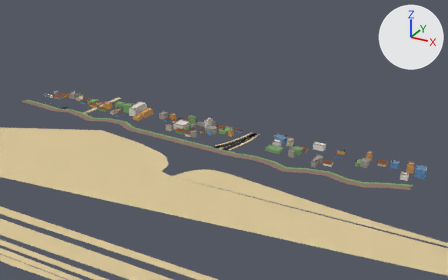
Before and after pictures for a commit that changed the glTF model godot/assets/models/tuiles/zone_t-4_-1.glb.
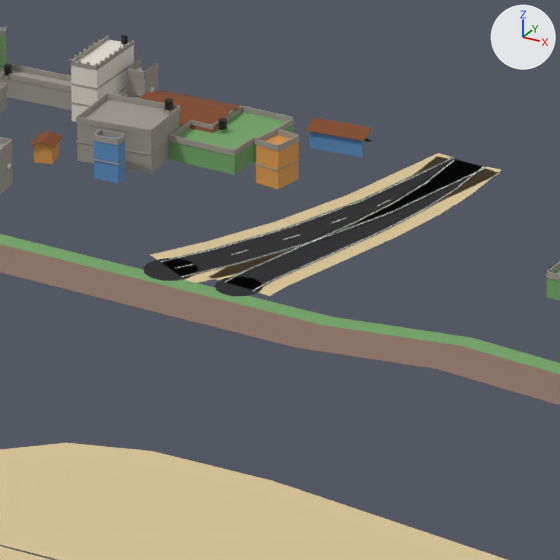
Old and new are each drawn whole from a 50 mm camera at (-1421.9, -584.5, 277.8) aimed at (-1736.3, -12.9, -8.0) and again close up on the part from 44% to 60% of the width and 40% to 66% of the height. Every picture has the same lights, and +X, +Y and +Z are marked at upper right. The older version's two pictures come first. Vertices at exactly the same position are counted once.

Objects in the first close-up: 'accotement_t-4_-1', 'bld_beton_t-4_-1-col', 'bld_peinture_blanc_t-4_-1-col', 'bld_peinture_bleu_t-4_-1-col', 'bld_peinture_ocre_t-4_-1-col', 'bld_peinture_vert_t-4_-1-col', 'marquage_route_t-4_-1', 'parapet_t-4_-1', 'piste_cyclable_t-4_-1', 'promenade_t-4_-1', 'route_secondary_bitume_t-4_-1', 'toit_tole_t-4_-1', 'zone_plage_t-4_-1' and 3 more.
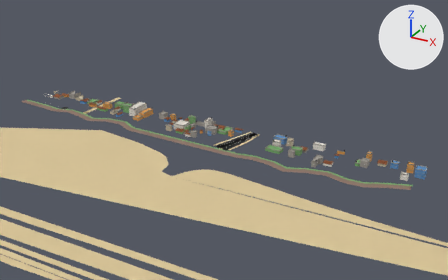
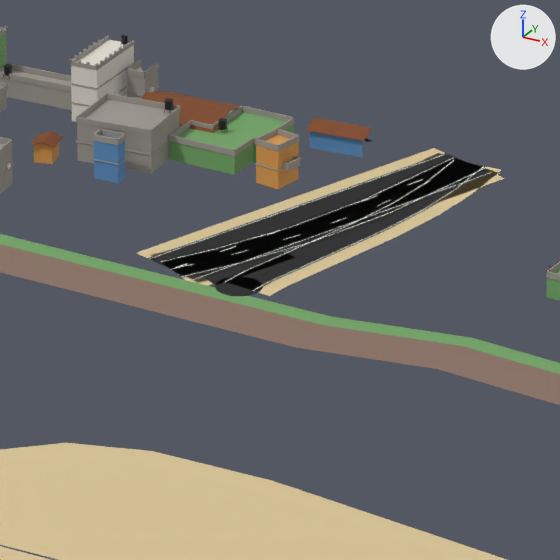
What differs and where, as boxes (x1, y1, x2, y2) in the close-ups (560 x 560 px; the box of a moved part takes in the faces that stretch with it):
'route_secondary_bitume_t-4_-1', reshaped: before (143, 157, 486, 296); after (148, 153, 492, 296)
'accotement_t-4_-1', reshaped: before (151, 153, 501, 296); after (137, 148, 505, 296)
'marquage_route_t-4_-1', reshaped: before (161, 158, 485, 291); after (150, 154, 492, 291)
'balcon_t-4_-1', added: after (283, 156, 300, 171)
part 1 of me_accotement_t_4__1, added: after (137, 148, 505, 286)
part 2 of me_marquage_route_t_4__1, built on: before (178, 158, 453, 268); after (150, 154, 492, 280)
part 3 of me_route_secondary_bitume_t_4__1, moved or reshaped: before (143, 258, 197, 281); after (148, 153, 492, 285)

Diff of the bpy script that builds the scene:
```diff
--- a/godot/assets/models/tuiles/zone_t-4_-1.glb.py
+++ b/godot/assets/models/tuiles/zone_t-4_-1.glb.py
@@ me_accotement_t_4__1 @@
 # used by ob_accotement_t_4__1; location = (0.0, 0.0, 0.0)
 # verts and faces of me_accotement_t_4__1; kept vertices keep their numbers, new ones are numbered from 22
-me_accotement_t_4__1.from_pydata(...)  # 22 vertices, 18 faces; spans x -1729.4..-1699.2, y -52.4..5.6, z 0.0
+me_accotement_t_4__1.from_pydata(...)  # 26 vertices, 20 faces; spans x -1731.5..-1697.8, y -52.4..6.9, z 0.0
+# me_accotement_t_4__1 part 1
+verts[22] = (-1731.5, -46.8, 0.0)  # pixel (135, 252)
+verts[23] = (-1711.9, 6.9, 0.0)  # pixel (433, 147)
+verts[24] = (-1717.4, -52.0, 0.0)  # pixel (206, 286)
+verts[25] = (-1697.8, 1.8, 0.0)  # pixel (505, 178)
+faces += [(23, 24, 25), (22, 24, 23)]
 me_accotement_t_4__1.materials.append(mat_mat_sable)
@@ me_marquage_route_t_4__1 @@
 # used by ob_marquage_route_t_4__1; location = (0.0, 0.0, 0.0)
-me_marquage_route_t_4__1.from_pydata(...)  # 92 vertices, 60 faces; spans x -1999.0..-1702.0, y -51.0..5.0, z 0.0
+me_marquage_route_t_4__1.from_pydata(...)  # 124 vertices, 76 faces; spans x -1999.0..-1700.0, y -51.0..6.0, z 0.0
+# me_marquage_route_t_4__1 part 2
+# 6 faces are deleted
+# 32 vertices are added at x -1729.0..-1700.0, y -51.0..6.0, z 0.0
+# 22 new faces join them
 me_marquage_route_t_4__1.materials.append(mat_mat_marquage_blanc)
@@ me_route_secondary_bitume_t_4__1 @@
 # used by ob_route_secondary_bitume_t_4__1; location = (0.0, 0.0, 0.0)
-me_route_secondary_bitume_t_4__1.from_pydata(...)  # 64 vertices, 54 faces; spans x -1955.0..-1702.0, y -53.0..5.0, z 0.0
+me_route_secondary_bitume_t_4__1.from_pydata(...)  # 68 vertices, 56 faces; spans x -1955.0..-1700.0, y -53.0..6.0, z 0.0
+# me_route_secondary_bitume_t_4__1 part 3
+# 13 vertices are removed from x -1728.0..-1721.0, y -53.0..-46.0, z 0.0
+# 12 faces are deleted
+# 17 vertices are added at x -1729.0..-1700.0, y -51.0..6.0, z 0.0
+# 14 new faces join them
 me_route_secondary_bitume_t_4__1.materials.append(mat_mat_bitume)
@@ me_balcon_t_4__1 @@
+me_balcon_t_4__1.from_pydata(...)  # 24 vertices, 48 faces; spans x -1724.49..-1722.9, y -16.75..-13.95, z 2.84..4.0
+me_balcon_t_4__1.materials.append(mat_mat_beton)  # grey #9e9991
@@ ob_balcon_t_4__1 @@
+ob_balcon_t_4__1 = bpy.data.objects.new('balcon_t-4_-1', me_balcon_t_4__1)
+ob_balcon_t_4__1.location = (0.0, 0.0, 0.0)
```
